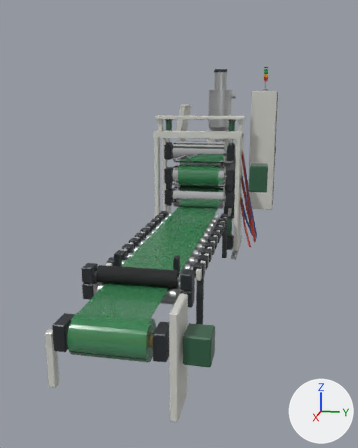
Two versions of the Blender file assets/equipment/sheet-motion.blend, one commit apart.
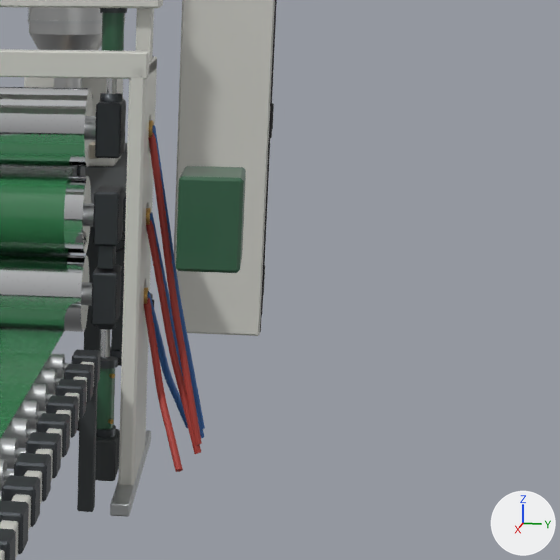
Old and new are each drawn whole from a camera (50 mm lens) standing at (6.37, 0.92, 1.73) and looking at (0.9, -0.18, 0.36) and again close up on the part from 56% to 99% of the width and 26% to 61% of the height. Lighting does not change. The marker at lower right points along +X, +Y and +Z. The last two pictures show the newer version.

Script lines for the objects in view, before the commit:
```python
ob_bottomroll_stand = bpy.data.objects.new('BottomRoll stand', me_bottomroll_stand)
ob_bottomroll_stand.parent = ob_bottomrollcarriage
ob_bottomroll_stand.location = (0.0, 0.0, 0.0)
ob_middleroll_body = bpy.data.objects.new('MiddleRoll_body', me_middleroll_body)
ob_middleroll_body.parent = ob_middleroll
ob_middleroll_body.location = (0.0, 0.0, 0.0)
ob_toproll_stand = bpy.data.objects.new('TopRoll stand', me_toproll_stand)
ob_toproll_stand.parent = ob_toprollcarriage
ob_toproll_stand.location = (0.0, 0.0, 0.0)
# also in view: 'SheetWebDrawn000' at (0.58, 0.0, 0.98); 'RollerTableAndTrim' at (2.06, 0.0, 0.32); 'SheetWebDrawn001' at (0.64, 0.0, 0.92); 'TableRoll06 stand' at (2.13, 0.0, 0.46); 'StackFrame' at (0.53, 0.14, 0.79)
```
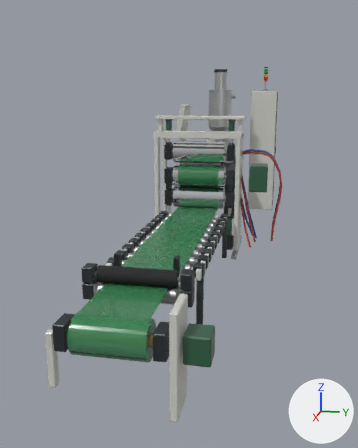
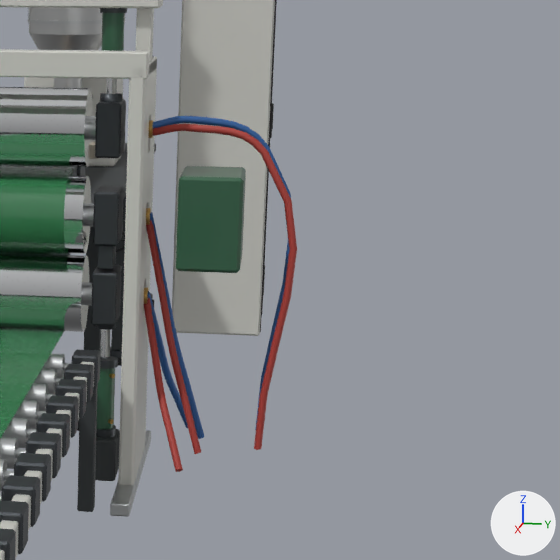
Scene script edits in JSON lines:
```json
{"block": "me_toproll_stand", "where": "# used by ob_toproll_stand; parent = ob_toprollcarriage; location = (0.0, 0.0, 0.0)"}
{"op": "remove", "block": "me_toproll_stand", "code": "me_toproll_stand.from_pydata(...)  # 652 vertices, 598 faces; spans x 0.422..0.646, y -0.41..0.702, z 0.117..1.212"}
{"op": "add", "block": "me_toproll_stand", "code": "me_toproll_stand.from_pydata(...)  # 532 vertices, 478 faces; spans x 0.402..0.666, y -0.41..0.973, z 0.119..1.212"}
{"block": "me_toproll_stand", "change": "me_toproll_stand part 1: the loose piece of 250 vertices spanning x 0.422..0.546, y 0.488..0.702, z 0.117..1.138 is rebuilt with 190 vertices and now spans x 0.402..0.546, y 0.497..0.969, z 0.119..1.168"}
{"block": "me_toproll_stand", "change": "me_toproll_stand part 2: the loose piece of 250 vertices spanning x 0.522..0.646, y 0.488..0.702, z 0.117..1.118 is rebuilt with 190 vertices and now spans x 0.522..0.666, y 0.497..0.973, z 0.119..1.147"}
{"block": "me_toproll_stand", "change": "other edits to the shape of me_toproll_stand do not show in these pictures"}
```

Where the change shows, as pixel boxes (x1, y1, x2, y2) in the close-ups (560 x 560 px):
```json
{"object": "TopRoll stand", "change": "reshaped", "before": [95, 99, 205, 445], "after": [95, 99, 297, 450]}
{"part": 1, "of": "me_toproll_stand", "change": "rebuilt", "before": [153, 126, 205, 430], "after": [153, 116, 291, 430], "on screen": "162% wider"}
{"part": 2, "of": "me_toproll_stand", "change": "rebuilt", "before": [148, 133, 202, 445], "after": [152, 124, 297, 450], "on screen": "165% wider"}
```
